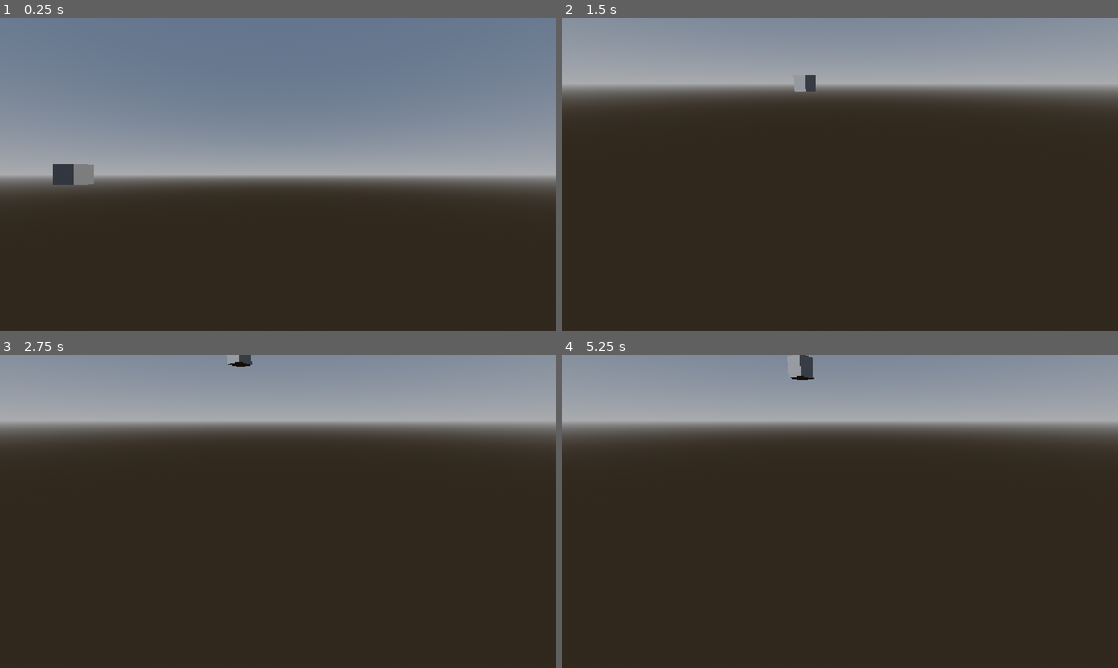
Above: before the commit, frames 1-4 (two rows, left to right).
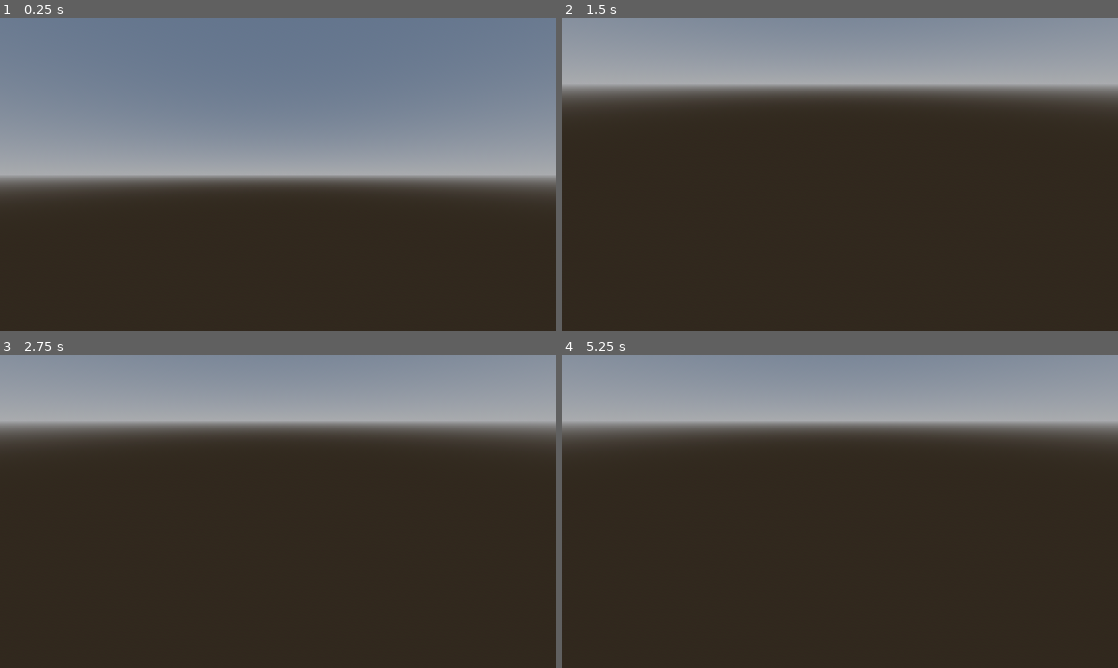
Above: after the commit, the same moments.

Repository: rubedo-red/AI-ICA
Game: Godot game, scene res://pathfinding/waypoints/waypoint_test_map.tscn
Two runs of this game, one before a commit and one after it. Both use one fixed random seed, a clock stepped at 60 frames per second and the inputs below. The project has no main scene, so this scene is started directly.
Inputs (mouse positions are in pixels of both pictures, inside the frame that each line leads up to):
- Up to frame 1 (0.25 s): no input
- Up to frame 2 (1.5 s): tap Enter at 0.5 s; move the mouse to (962, 158) at 0.52 s; hold Right mouse button (camera_player_3d_look) 0.53-1.28 s; click (962, 158) at 0.67 s; tap Space at 1.25 s; move the mouse to (812, 174) at 1.27 s; tap S (camera_player_3d_move_backwards) at 1.35 s; click (812, 174) at 1.42 s
- Up to frame 3 (2.75 s): tap Enter at 2 s; move the mouse to (333, 442) at 2.02 s; hold Q (camera_player_3d_move_downwards) from 2.03 s (still down); click (333, 442) at 2.17 s
- Up to frame 4 (5.25 s): move the mouse to (812, 574) at 2.77 s; release Q (camera_player_3d_move_downwards) at 2.78 s; tap W (camera_player_3d_move_forwards) at 2.85 s; click (812, 574) at 2.92 s; tap Space at 3.5, 5 s; move the mouse to (1006, 558) at 3.52 s; tap A (camera_player_3d_move_leftwards) at 3.6 s; click (1006, 558) at 3.67 s; tap Enter at 4.25 s; move the mouse to (673, 464) at 4.27 s; tap D (camera_player_3d_move_rightwards) at 4.35 s; click (673, 464) at 4.42 s; move the mouse to (867, 511) at 5.02 s; hold E (camera_player_3d_move_upwards) from 5.03 s (still down); click (867, 511) at 5.17 s

The runs differ from the first frame. In frame 1, 0.4% of the frame differs, in the area x 9-17%, y 46-54%; in frame 2, 0.1%; in frame 3, 0.2%; in frame 4, 0.3%.

Commit message:
Fix find waypoints in range logic and make them easier to use in the editor

Diff:
--- a/pathfinding/waypoints/waypoint.gd
+++ b/pathfinding/waypoints/waypoint.gd
@@ -1,35 +1,40 @@
+# BUG: https://github.com/godotengine/godot/issues/66381
+@tool
 class_name PathfindingWaypoint
 extends Node3D
 
-## Variant 1 requires the developer to manually specify valid nodes.
-## Varient 2 takes a range value and any nodes in range get added.
+## Variant 1 requires the manual specification of valid nodes.
+## Varient 2 takes a max neighbour range value and any nodes in range get added.
 enum WaypointVariant { MANUAL, RANGE }
 
 @export var waypoint_variant: WaypointVariant = WaypointVariant.MANUAL
 @export_category("Varient 1")
 @export var manual_nearby_nodes: Array[PathfindingWaypoint] = []
 @export_category("Varient 2")
-@export var shape_cast_3d_size: Vector3 = Vector3.ONE
+@export var max_neighbour_distance: float = 10.0
 @export_category("Debug")
 @export var debug_visible: bool = false
+# TODO: Gross hardcoded string.
+@export var debug_range_mesh_shader: Shader = preload("res://pathfinding/wireframe.gdshader")
+@export var debug_range_mesh_shader_colour: Color = Color.BLACK
 @export var debug_print_found_node_in_range: bool = false
-
-@onready var debug_mesh: MeshInstance3D = null
 
 var range_nearby_nodes: Array[PathfindingWaypoint] = []
 
+# Debug vars
+var debug_mesh: MeshInstance3D = null
+var debug_range_mesh: MeshInstance3D = null
+
 
 func _ready() -> void:
-	if debug_visible:
-		var shape: BoxMesh = BoxMesh.new()
-		shape.set_size(Vector3(0.2, 0.2, 0.2))
+	# Editor stuff in here only - we skip the rest of _ready().
+	if Engine.is_editor_hint():
+		_create_debug_mesh()
+		_create_debug_range_mesh()
+		return
 
-		var mesh: MeshInstance3D = MeshInstance3D.new()
-		mesh.set_mesh(shape)
+	set_debug_mesh_visible(debug_visible)
 
-		debug_mesh = mesh
-
-		add_child(mesh)
 
 	if get_parent() is not WaypointManager:
 		push_warning(self, " is not a child of a WaypointManager, so wont be able to find any other waypoint automatically :(")
@@ -43,48 +48,62 @@
 		pass
 
 
+func get_max_neighbour_distance() -> float:
+	return max_neighbour_distance
+
+
+func _create_debug_mesh() -> MeshInstance3D:
+	var shape: BoxMesh = BoxMesh.new()
+	shape.set_size(Vector3(0.2, 0.2, 0.2))
+
+	var mesh: MeshInstance3D = MeshInstance3D.new()
+	mesh.set_mesh(shape)
+
+	debug_mesh = mesh
+
+	add_child(mesh)
+
+	return mesh
+
+
 func is_debug_mesh_visible() -> bool:
 	if debug_mesh == null:
-		push_warning("Debug mesh is null. Cannot get its current visibility.")
-		return false
+		_create_debug_mesh()
 
 	return debug_mesh.is_visible()
 
 
-func set_debug_mseh_visible(visibility: bool) -> bool:
+func set_debug_mesh_visible(visibility: bool) -> void:
 	if debug_mesh == null:
-		push_warning("Debug mesh is null. Cannot set visibility.")
-		return false
+		_create_debug_mesh()
 
 	debug_mesh.set_visible(visibility)
 
 	debug_visible = visibility
 
-	return true
 
+func _create_debug_range_mesh() -> MeshInstance3D:
+	var mesh: MeshInstance3D = _create_debug_mesh()
+	if mesh.get_mesh() is not BoxMesh:
+		push_warning("This function needs updating if the debug mesh is anything other than a box!")
+		return mesh
+	(mesh.get_mesh() as BoxMesh).set_size(Vector3(max_neighbour_distance, max_neighbour_distance, max_neighbour_distance))
+
+	if debug_range_mesh_shader == null:
+		push_warning("debug_range_mesh_shader_material is null. Enjoy the big box!")
+	else:
+		var shader_material = ShaderMaterial.new()
+		shader_material.set_shader(debug_range_mesh_shader)
+
+		shader_material.set_shader_parameter("wireframeColor", debug_range_mesh_shader_colour)
+		shader_material.set_shader_parameter("width", 2.0)
+		shader_material.set_shader_parameter("modelOpacity", 0.0)
+
+		(mesh.get_mesh() as BoxMesh).set_material(shader_material)
+
+	debug_range_mesh = mesh
+
+	return mesh
 
 func get_range_nearby_nodes() -> Array[PathfindingWaypoint]:
 	return range_nearby_nodes
-
-
-func find_nearby_nodes() -> Array[PathfindingWaypoint]:
-	var found_nodes: Array[PathfindingWaypoint] = []
-
-	var shape: BoxShape3D = BoxShape3D.new()
-	shape.set_size(shape_cast_3d_size)
-
-	var shape_cast: ShapeCast3D = ShapeCast3D.new()
-	shape_cast.set_shape(shape)
-	add_child(shape_cast)
-
-	if shape_cast.get_collision_count() == 0:
-		push_warning("Waypoint ", self, " found no other waypoints nearby :(")
-	else:
-		for i: int in shape_cast.get_collision_count():
-			if shape_cast.get_collider(i) is PathfindingWaypoint:
-				found_nodes.append(shape_cast.get_collider(i))
-
-				if debug_print_found_node_in_range:
-					print_debug("Waypoint ", self, " found waypoint ", shape_cast.get_collider(i))
-
-	return found_nodes
--- a/pathfinding/waypoints/waypoint.tscn
+++ b/pathfinding/waypoints/waypoint.tscn
@@ -1,6 +1,8 @@
 [gd_scene format=3 uid="uid://dqsxt701uqeoi"]
 
 [ext_resource type="Script" uid="uid://be12oq4pmui07" path="res://pathfinding/waypoints/waypoint.gd" id="1_we3pw"]
+[ext_resource type="Shader" uid="uid://c1xeuo8o8dfdc" path="res://pathfinding/wireframe.gdshader" id="2_5hwjy"]
 
 [node name="Waypoint" type="Node3D" unique_id=1980900230]
 script = ExtResource("1_we3pw")
+debug_range_mesh_shader_material = ExtResource("2_5hwjy")
--- a/pathfinding/waypoints/waypoint_manager.gd
+++ b/pathfinding/waypoints/waypoint_manager.gd
@@ -1,19 +1,33 @@
+#@tool
 class_name WaypointManager
 extends Node
 
 ## In euclidean distance.
 @export var max_neighbour_distance: float = 1.0
+@export_category("Debug")
+#@export_tool_button("Add waypoint")
+#var add_waypoint_action = add_waypoint
 
 
 # Called when the node enters the scene tree for the first time.
 func _ready() -> void:
+	#if Engine.is_editor_hint():
+		#return
+
 	for i: int in get_child_count():
 		if get_child(i) is not PathfindingWaypoint:
 			push_warning("This child is not one of mine! Does it need to find another parent?")
 		else:
 			for j: int in get_child_count():
-				if get_child(j) != get_child(i):
-					if (get_child(j) as PathfindingWaypoint).get_position().distance_to((get_child(i) as PathfindingWaypoint).get_position()) <= max_neighbour_distance:
-						(get_child(j) as PathfindingWaypoint).get_range_nearby_nodes().append(get_child(i))
+				if get_child(i) != get_child(j):
+					if (get_child(i) as PathfindingWaypoint).get_position().distance_to((get_child(j) as PathfindingWaypoint).get_position()) <= (get_child(i) as PathfindingWaypoint).get_max_neighbour_distance():
+						(get_child(i) as PathfindingWaypoint).get_range_nearby_nodes().append(get_child(j))
 
-	print_debug((get_child(0) as PathfindingWaypoint).get_range_nearby_nodes().size())
+
+
+# TODO: Developer experience function
+#func add_waypoint():
+	#var new_waypoint := PathfindingWaypoint.new()
+	#add_child(new_waypoint)
+	#
+	# TODO: Add undo history - https://docs.godotengine.org/en/stable/classes/class_@gdscript.html
--- a/pathfinding/waypoints/waypoint_test_map.tscn
+++ b/pathfinding/waypoints/waypoint_test_map.tscn
@@ -34,22 +34,14 @@
 max_neighbour_distance = 100.0
 metadata/_custom_type_script = "uid://k4o053wl8xvh"
 
-[node name="PathfindingWaypoint" type="Node3D" parent="WaypointManager" unique_id=879442445 node_paths=PackedStringArray("manual_nearby_nodes")]
-transform = Transform3D(1, 0, 0, 0, 1, 0, 0, 0, 1, -2.002224, 2.3841858e-07, -2.0059018)
-script = ExtResource("1_ju4nb")
+[node name="PathfindingWaypoint" type="Node3D" parent="WaypointManager" unique_id=1101716056]
+script = ExtResource("3_8phcq")
 waypoint_variant = 1
-manual_nearby_nodes = [NodePath("../PathfindingWaypoint2")]
-shape_cast_3d_size = Vector3(100, 100, 100)
-debug_visible = true
-debug_print_found_node_in_range = true
 metadata/_custom_type_script = "uid://be12oq4pmui07"
 
-[node name="PathfindingWaypoint2" type="Node3D" parent="WaypointManager" unique_id=1048437731 node_paths=PackedStringArray("manual_nearby_nodes")]
-transform = Transform3D(1, 0, 0, 0, 1, 0, 0, 0, 1, 2.0056696, 2.3841858e-07, 1.9963346)
-script = ExtResource("1_ju4nb")
+[node name="PathfindingWaypoint2" type="Node3D" parent="WaypointManager" unique_id=1675142374]
+transform = Transform3D(1, 0, 0, 0, 1, 0, 0, 0, 1, -1.3913985, 1.7774041, 1.5499536)
+script = ExtResource("3_8phcq")
 waypoint_variant = 1
-manual_nearby_nodes = [NodePath("../PathfindingWaypoint")]
-shape_cast_3d_size = Vector3(100, 100, 100)
-debug_visible = true
-debug_print_found_node_in_range = true
+max_neighbour_distance = 2.0
 metadata/_custom_type_script = "uid://be12oq4pmui07"
Not shown: 1 places in pathfinding/waypoints/waypoint_test_map.tscn that only renumber resources
